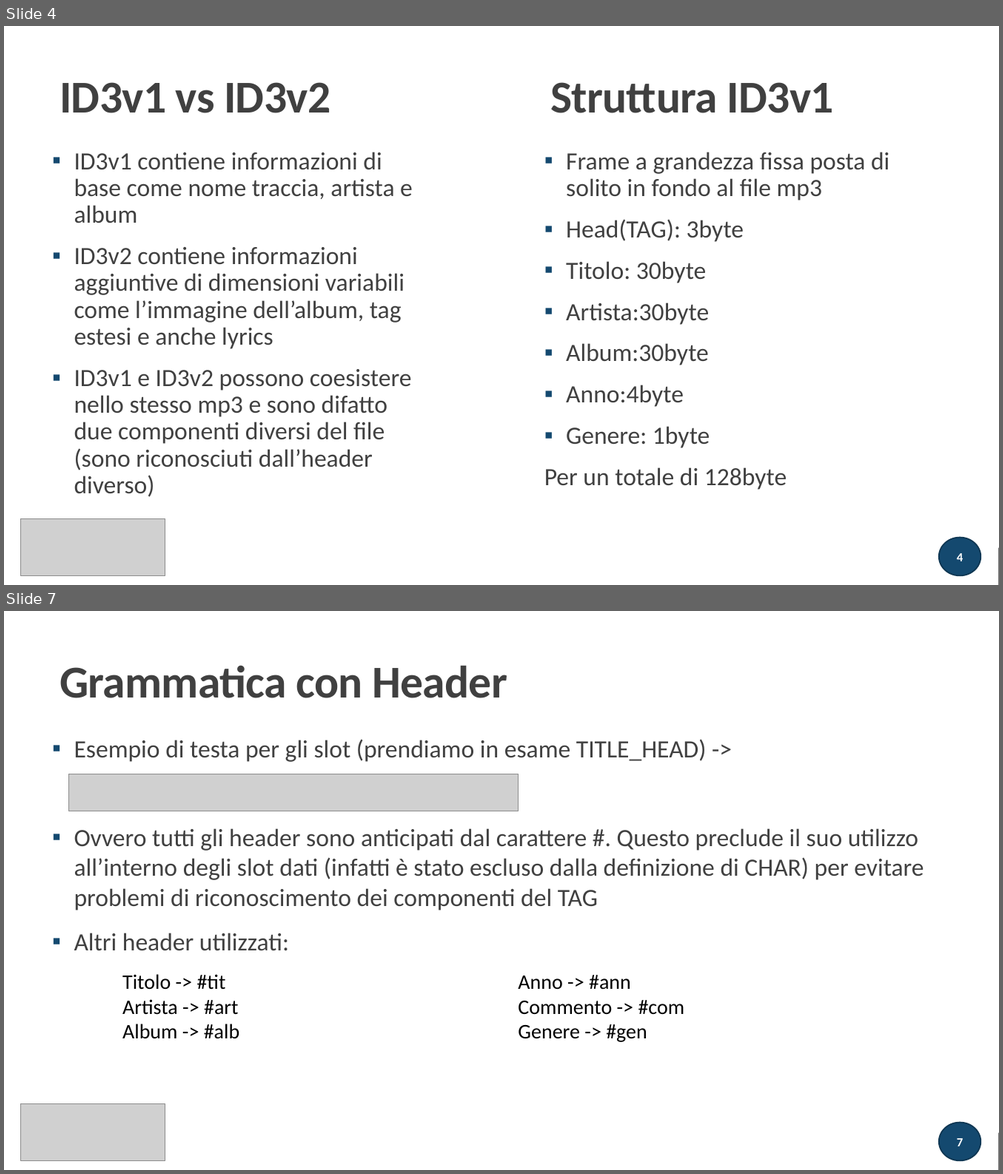
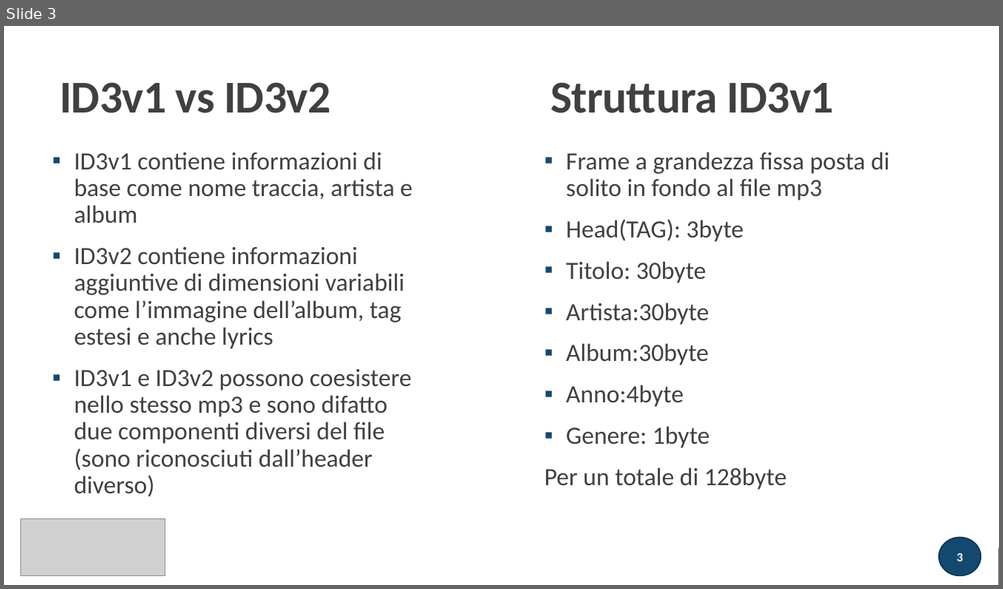
Before and after one commit to atusghen/SimpleID3, a slide deck: presentazione.pptx. Shown one above the other, each under a label of ours: slides 4 and 7 before the commit, slide 3 after it; the slides between them are not shown. The pictures are 1003x1174 and 1003x589 pixels, drawn with LibreOffice and Linux fonts; fonts in the diff are those of the drawing; grey boxes stand for pictures. Boxes give left, top, right and bottom in pixels: in the first picture for what was removed or moved away, otherwise in the second. Text is boxed around its words. In the diff, an @@ line names an element or a change of style, - is before the commit and + after.

```diff
--- a/presentazione.pptx
+++ b/presentazione.pptx
@@ slide 7 removed at [4,611,999,1170], background #FFFFFF; not listed: 1 template element that a slide beside it also shows @@
@@ rectangle removed at [4,611,999,1170] @@
@@ title removed at [60,665,507,698] @@
-Grammatica con Header
@@ text removed at [74,739,923,951] @@
-▪ Esempio di testa per gli slot (prendiamo in esame TITLE_HEAD) ->
-▪ Ovvero tutti gli header sono anticipati dal carattere #. Questo preclude il suo utilizzo all’interno degli slot dati (infatti è stato escluso dalla definizione di CHAR) per evitare problemi di riconoscimento dei componenti del TAG
-▪ Altri header utilizzati:
@@ picture removed at [69,775,518,812] @@
@@ line removed from (53, 826) to (284, 826) @@
@@ rectangle removed at [53,813,293,851] @@
@@ text removed at [122,974,685,1042] @@
-Titolo -> #tit
-Artista -> #art
-Album -> #alb
-Anno -> #ann
-Commento -> #com
-Genere -> #gen
@@ picture removed at [21,1104,166,1162] @@
@@ rectangle removed at [4,1133,999,1170] @@
@@ page number removed at [939,1123,981,1161] @@
-7
@@ what was slide 4 is now slide 3 @@
@@ page number at [956,554,962,562]: text changed @@
-4
+3
```
Also in this commit, not shown: 1 slide changed, 10 other slides removed, 10 other files.
